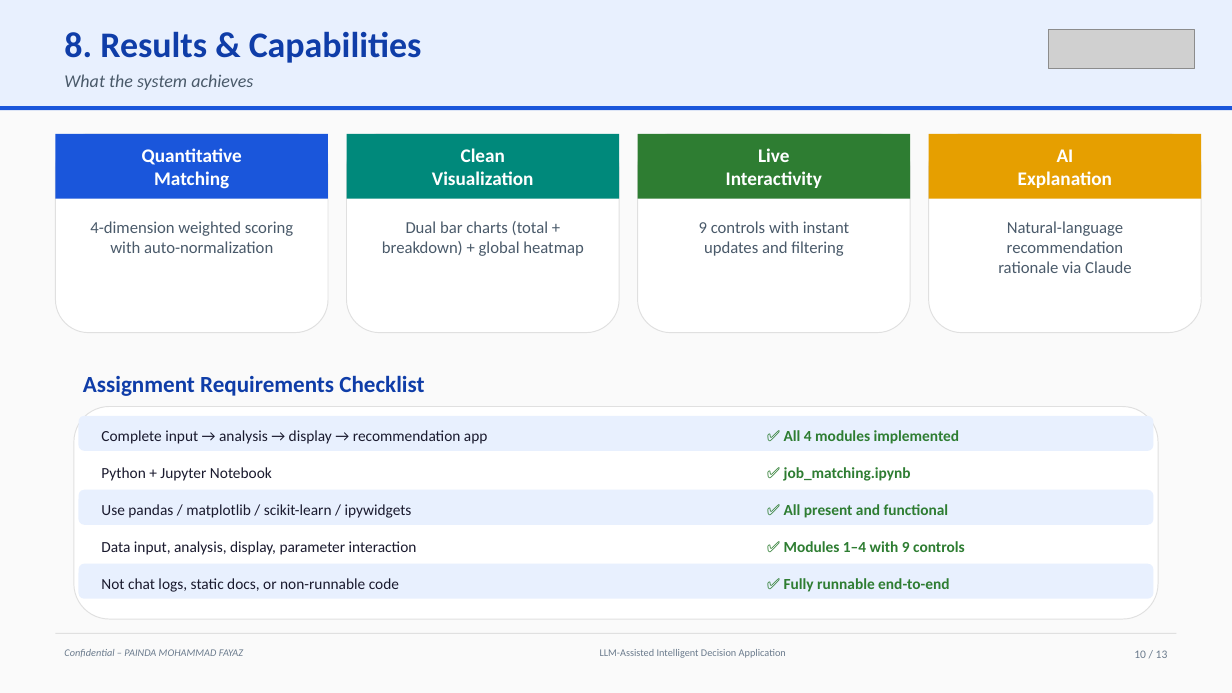
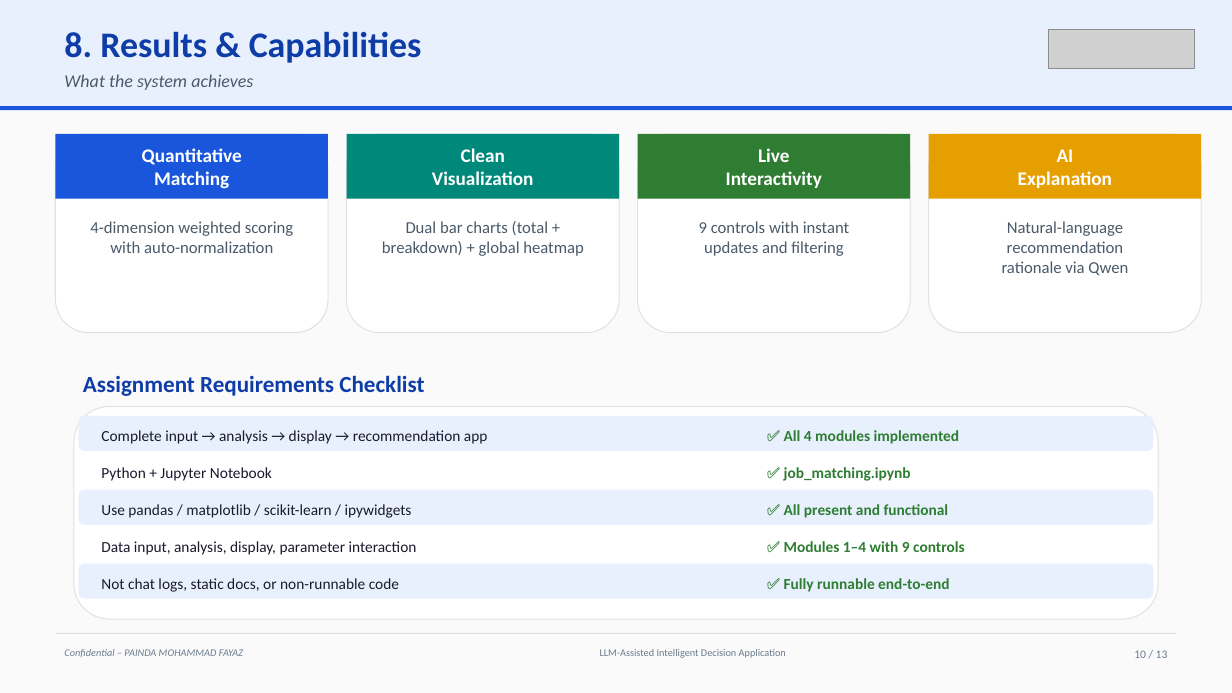
Before and after one commit to fayazpainda/job-matching, a slide deck: slide 10 of Final_Project_Presentation.pptx. Drawn at 1232x693 pixels with LibreOffice and Linux fonts; fonts in the diff are those of the drawing; grey boxes stand for pictures. Boxes give left, top, right and bottom in pixels: in the first picture for what was removed or moved away, otherwise in the second. Text is boxed around its words. In the diff, an @@ line names an element or a change of style, - is before the commit and + after.

Commit message:
Switch LLM provider from Anthropic Claude to Qwen (DashScope)
- Notebook uses the openai SDK against the OpenAI-compatible DashScope
  endpoint; llm_explain_match now calls chat.completions (mock fallback kept)
- requirements: anthropic -> openai
- .env/.env.example: DASHSCOPE_API_KEY + LLM_BASE_URL + LLM_MODEL (qwen-plus)
- Scrub Claude/Anthropic references from notebook, README, and slides
- Regenerate Final_Project_Presentation.pptx
- Ignore PowerPoint ~$ lock files

```diff
--- a/Final_Project_Presentation.pptx
+++ b/Final_Project_Presentation.pptx
@@ text at (x1=1002, y1=221, x2=1128, y2=275): text changed @@
-Natural-language recommendation
-rationale via Claude
+Natural-language recommendation
+rationale via Qwen
```
Also in this commit, not shown: 6 other slides changed, 6 other files.
